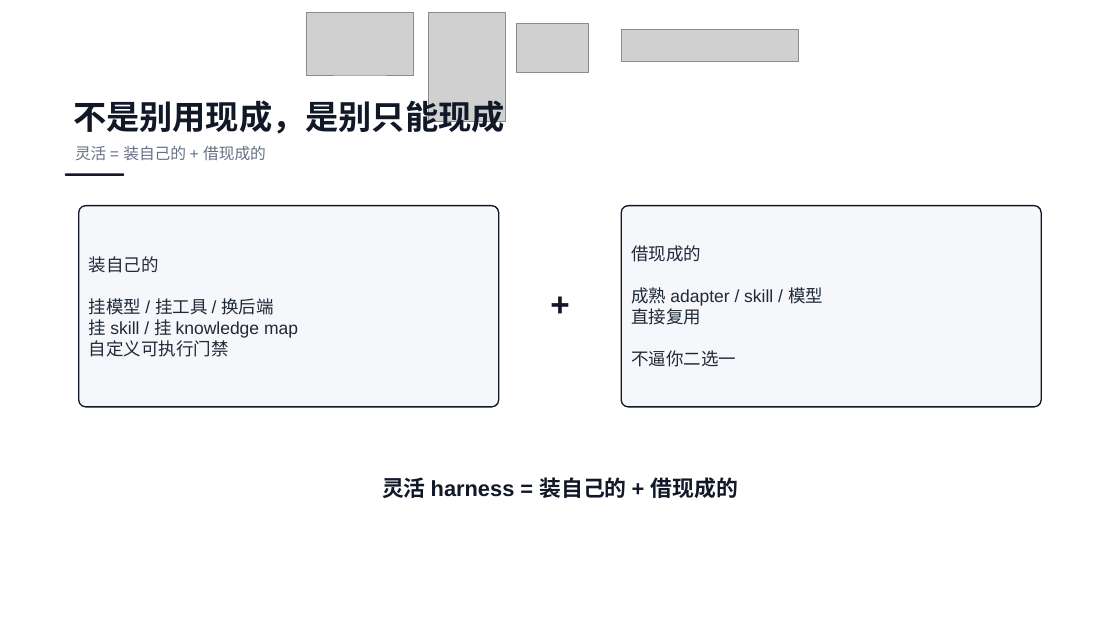
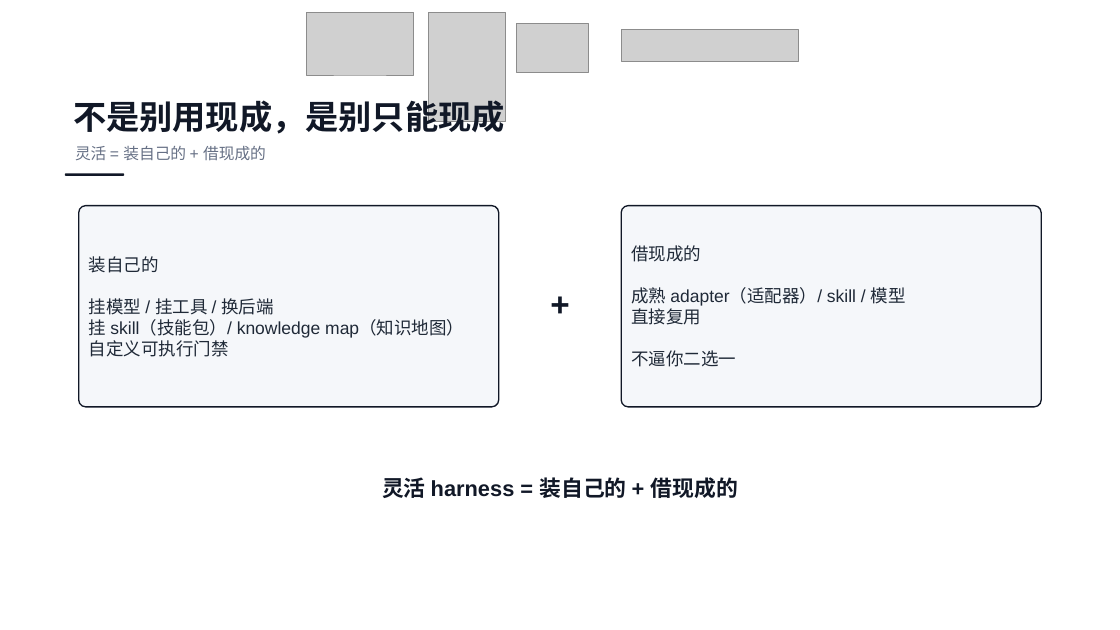
Before and after one commit to ethan-jiang-1/ai_dev_sdlc_aidc, a slide deck: slide 18 of talk-ai-coding-evolution/05_output/v3/OPC航海指南-harness-v3.pptx. Drawn at 1120x630 pixels with LibreOffice and Linux fonts; fonts in the diff are those of the drawing; grey boxes stand for pictures. Boxes give left, top, right and bottom in pixels: in the first picture for what was removed or moved away, otherwise in the second. Text is boxed around its words. In the diff, an @@ line names an element or a change of style, - is before the commit and + after.

```diff
--- a/talk-ai-coding-evolution/05_output/v3/OPC航海指南-harness-v3.pptx
+++ b/talk-ai-coding-evolution/05_output/v3/OPC航海指南-harness-v3.pptx
@@ text in rounded rectangle at (631, 287, 906, 306): text changed @@
-成熟 adapter / skill / 模型
+成熟 adapter（适配器）/ skill / 模型
@@ text in rounded rectangle at (89, 319, 464, 338): text changed @@
-挂 skill / 挂 knowledge map
+挂 skill（技能包）/ knowledge map（知识地图）
```
Also in this commit, not shown: 17 other slides changed, 2 slides added, 2 slides removed, 2 other files.
